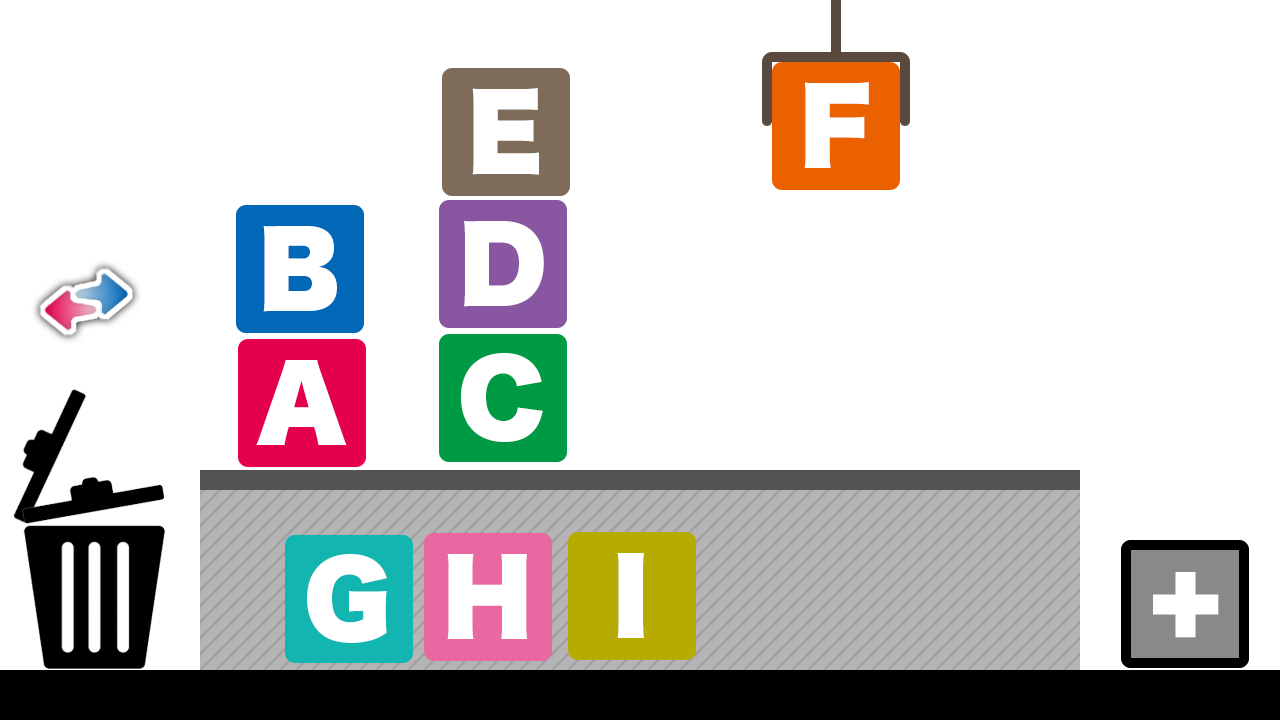
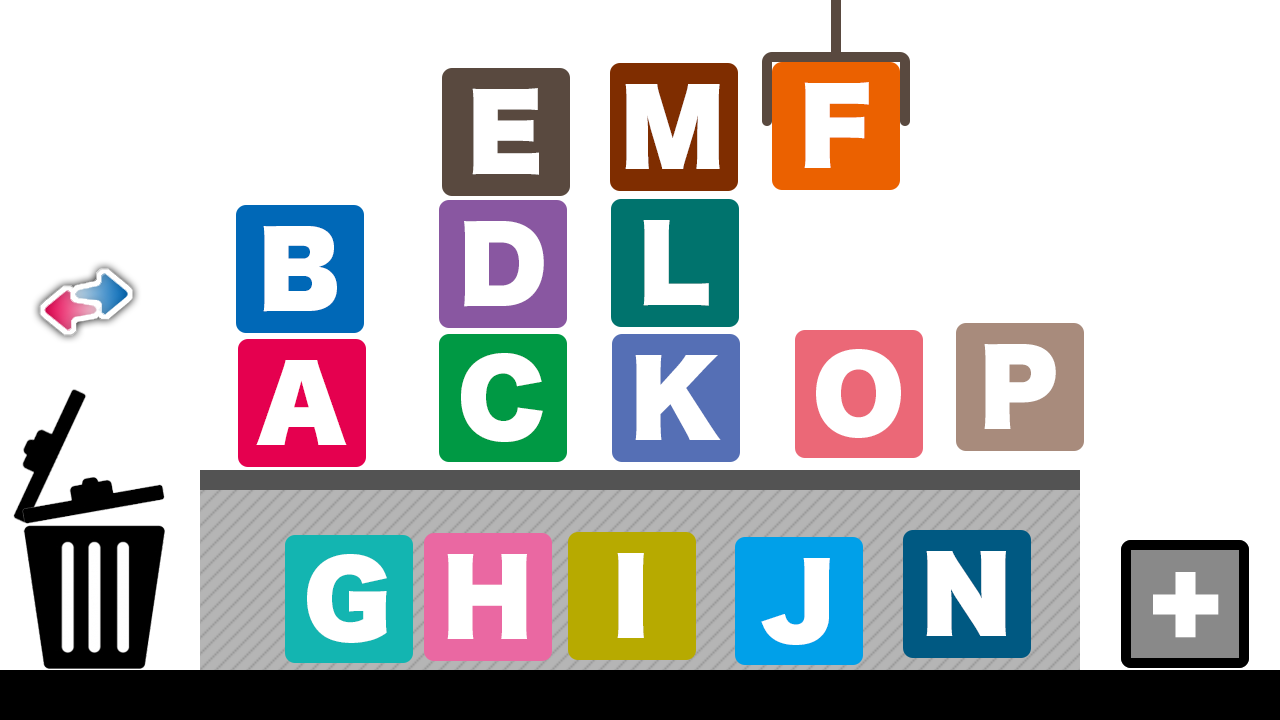
Layered file, before and after one edit (1280x720). Changes by layer:
added group "block_p" with 2 layers above "block_o" over [956, 323, 1084, 451]
added layer "P" in group "block_p" over [984, 344, 1056, 429]
added layer "長方形 1" (1st of 16, in "block_p") in group "block_p" over [956, 323, 1084, 451]
added group "block_o" with 2 layers above "block_n" over [795, 330, 923, 458]
added layer "O" in group "block_o" over [816, 349, 901, 438]
added layer "長方形 1" (2nd of 16, in "block_o") in group "block_o" over [795, 330, 923, 458]
added group "block_n" with 2 layers above "block_m" over [903, 530, 1031, 658]
added layer "N" in group "block_n" over [926, 551, 1006, 636]
added layer "長方形 1" (3rd of 16, in "block_n") in group "block_n" over [903, 530, 1031, 658]
added group "block_m" with 2 layers above "block_l" over [610, 63, 738, 191]
added layer "M" in group "block_m" over [625, 84, 720, 169]
added layer "長方形 1" (4th of 16, in "block_m") in group "block_m" over [610, 63, 738, 191]
added group "block_l" with 2 layers above "block_k" over [611, 199, 739, 327]
added layer "L" in group "block_l" over [643, 220, 709, 306]
added layer "長方形 1" (5th of 16, in "block_l") in group "block_l" over [611, 199, 739, 327]
added group "block_k" with 2 layers above "block_j" over [612, 334, 740, 462]
added layer "K" in group "block_k" over [635, 355, 721, 440]
added layer "長方形 1" (6th of 16, in "block_k") in group "block_k" over [612, 334, 740, 462]
added group "block_j" with 2 layers above "block_i" over [735, 537, 863, 665]
added layer "J" in group "block_j" over [761, 558, 830, 645]
added layer "長方形 1" (7th of 16, in "block_j") in group "block_j" over [735, 537, 863, 665]
painted on "長方形 1" (12th of 16, in "block_e") over [442, 68, 570, 196]
